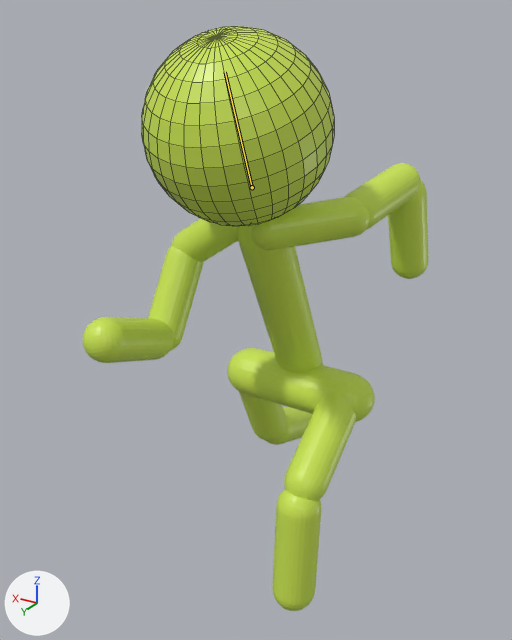
The FBX model Tall Stick man Run (3D Core)/Assets/Models/Stickman.fbx: old version first, new version second.
Camera for both pictures: a 50 mm lens placed at (-5.02, 7.11, 7.36), pointed at (0.38, -1.9, 2.86). Lighting does not change. The marker at lower left points along +X, +Y and +Z. Both versions are drawn at frame 1 of the action 'Armature|FastRun'; the numbers are the values there. The bones that change are drawn over the model as lines. Mesh edges are drawn as thin lines on the coarser meshes.

The first picture shows 'Body', 'Head', 'Hip', 'LowerArmLeft', 'LowerArmRight', 'LowerLegRight', 'ShoulderLeft', 'ShoulderRight', 'UpperArmLeft', 'UpperArmRight', 'UpperLegLeft', 'UpperLegRight'.
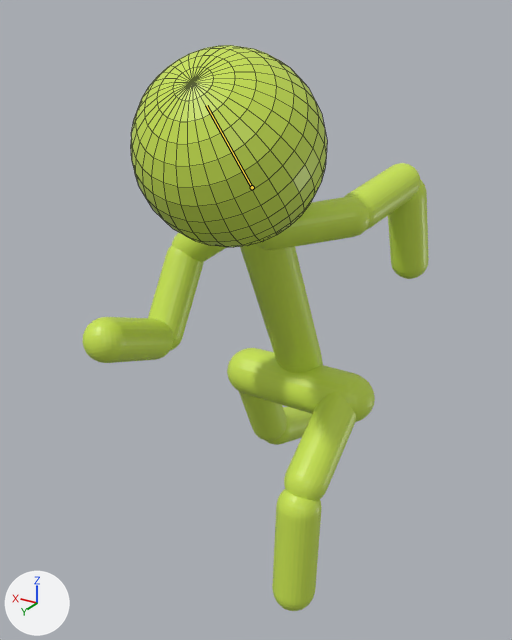
Pixel boxes (x1, y1, x2, y2) of what changed, in the pictures (512 x 640 px):
'Head', posed: before (142, 26, 334, 226); after (131, 45, 327, 247)
bone 'BoneHead', root to tip: before (252, 187) to (225, 72); after (252, 187) to (206, 105)

Patch to the scene script:
```diff
--- a/Tall Stick man Run (3D Core)/Assets/Models/Stickman.fbx.py
+++ b/Tall Stick man Run (3D Core)/Assets/Models/Stickman.fbx.py
@@ bone_bonehead @@
 bone_bonehead = bpy.data.objects['Armature'].pose.bones['BoneHead']  # child of 'BoneNeck'
-bone_bonehead.rotation_quaternion = (1.0, 0.0, 0.0, 0.0)  # degrees (0, 0, 0)
+bone_bonehead.rotation_quaternion = (0.984, -0.178, 0.011, 0.013)  # degrees (-20, 1, 1)
```
